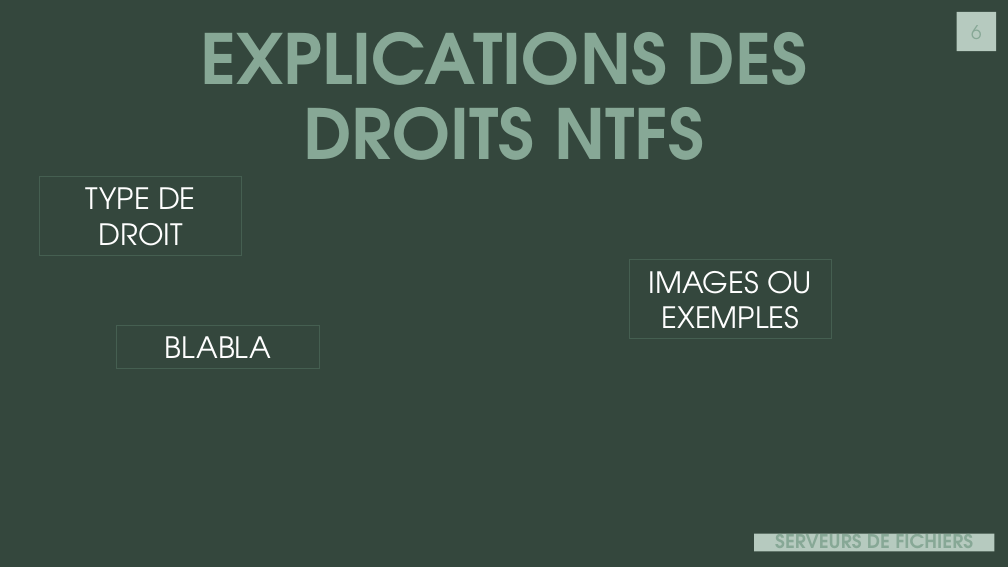
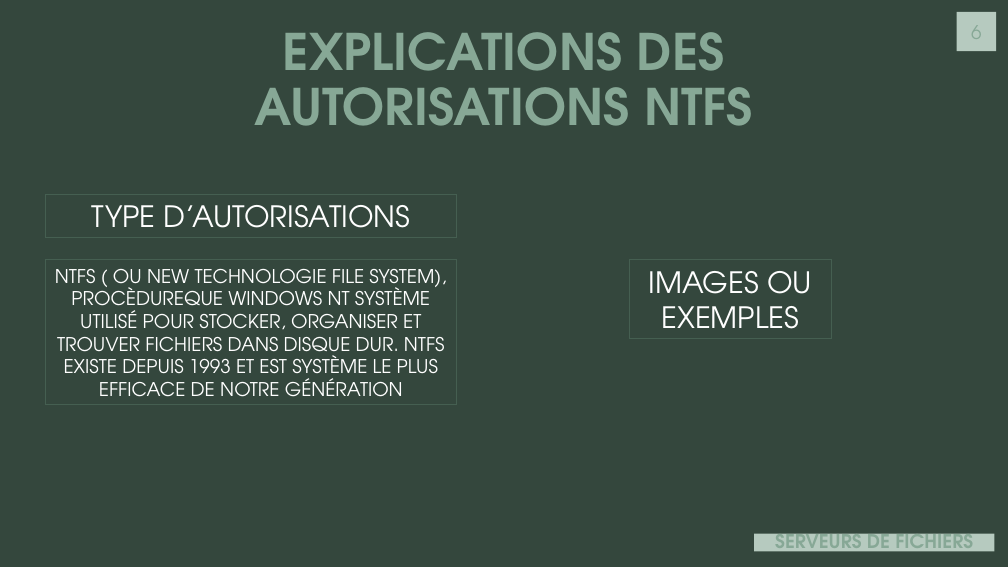
Before and after one commit to J0rg321/Serveur_Fichiers_ICT-123, a slide deck: slide 6 of SERVEUR ET FICHIERS D’IMPRESSION.pptx. Drawn at 1008x567 pixels with LibreOffice and Linux fonts; fonts in the diff are those of the drawing. Boxes give left, top, right and bottom in pixels: in the first picture for what was removed or moved away, otherwise in the second. Text is boxed around its words. In the diff, an @@ line names an element or a change of style, - is before the commit and + after.

```diff
--- a/SERVEUR ET FICHIERS D’IMPRESSION.pptx
+++ b/SERVEUR ET FICHIERS D’IMPRESSION.pptx
@@ text at <box>254,32,753,126</box>: text changed; size 66 to 48 pt @@
-EXPLICATIONS DES DROITS NTFS
+EXPLICATIONS DES AUTORISATIONS NTFS
@@ rectangle removed at <box>39,176,242,255</box> @@
-TYPE DE DROIT
@@ rectangle added at <box>45,194,456,237</box>, outline #455F51 0.75 pt, 28 pt, text #FFFFFF @@
+TYPE D’AUTORISATIONS
@@ rectangle "NTFS ( OU NEW TECHNOLOGIE ...": place and size @@
-rectangle "NTFS ( OU NEW TECHNOLOGIE ..." at <box>117,325,320,368</box>
+rectangle "NTFS ( OU NEW TECHNOLOGIE ..." at <box>45,260,456,405</box>
@@ text in rectangle at <box>55,269,446,397</box>: text changed; size 28 to 18 pt @@
-BLABLA
+NTFS ( OU NEW TECHNOLOGIE FILE SYSTEM), PROCÈDUREQUE WINDOWS NT SYSTÈME UTILISÉ POUR STOCKER, ORGANISER ET TROUVER FICHIERS DANS DISQUE DUR. NTFS EXISTE DEPUIS 1993 ET EST SYSTÈME LE PLUS EFFICACE DE NOTRE GÉNÉRATION
```
Also in this commit, not shown: 3 other slides changed.
